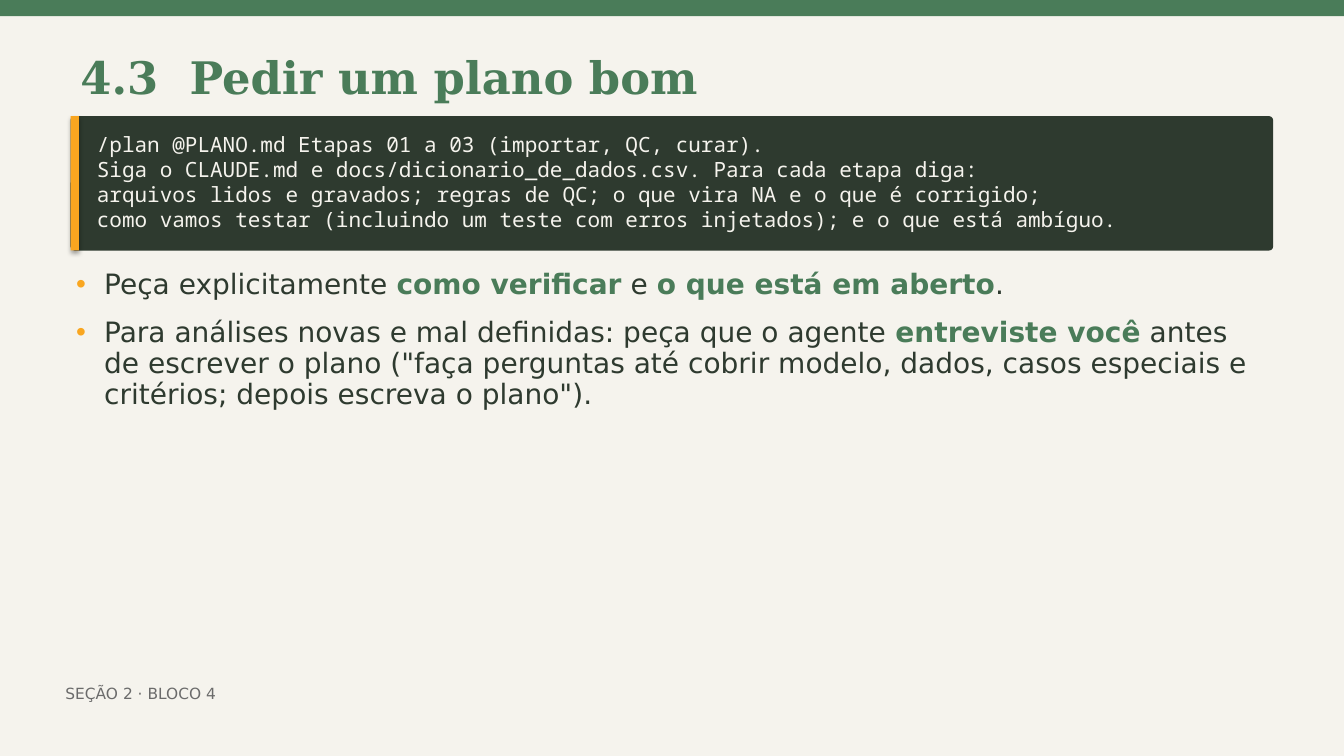
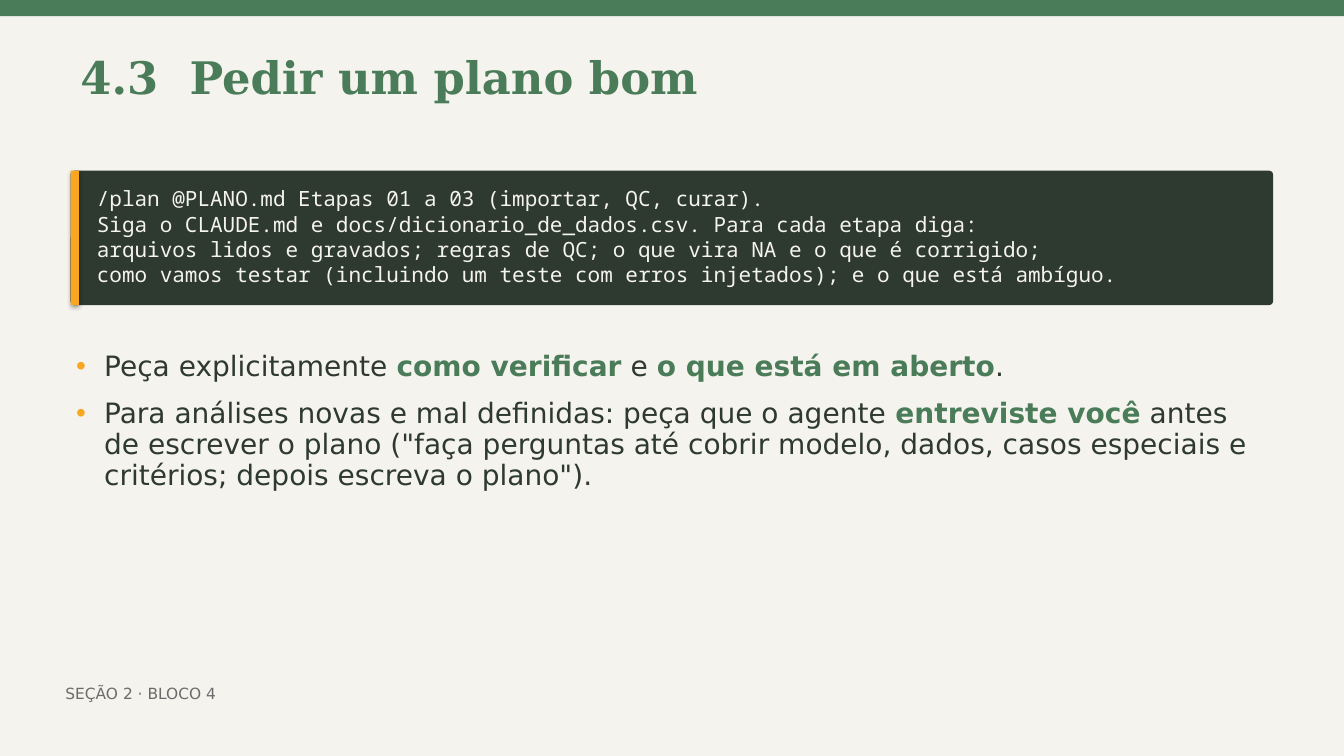
Before and after one commit to Bayer-Group/course-AI-UFV, a slide deck: slide 32 of 05. Implementação Prática e Coding suportado por IA_Éder/Claude Code no VS Code do primeiro contato a uma análise reproduzível_FIT796.pptx. Drawn at 1344x756 pixels with LibreOffice and Linux fonts; fonts in the diff are those of the drawing. Boxes give left, top, right and bottom in pixels: in the first picture for what was removed or moved away, otherwise in the second. Text is boxed around its words. In the diff, an @@ line names an element or a change of style, - is before the commit and + after.

```diff
--- a/05. Implementação Prática e Coding suportado por IA_Éder/Claude Code no VS Code do primeiro contato a uma análise reproduzível_FIT796.pptx
+++ b/05. Implementação Prática e Coding suportado por IA_Éder/Claude Code no VS Code do primeiro contato a uma análise reproduzível_FIT796.pptx
@@ rounded rectangle "/plan @PLANO.md Etapas 01 a ...": place and size @@
-rounded rectangle "/plan @PLANO.md Etapas 01 a ..." at (71, 116, 1273, 250)
+rounded rectangle "/plan @PLANO.md Etapas 01 a ..." at (71, 170, 1273, 304)
@@ rectangle: place and size @@
-rectangle at (71, 116, 79, 250)
+rectangle at (71, 170, 79, 304)
@@ text "Peça explicitamente como verificar e ...": place and size @@
-text "Peça explicitamente como verificar e ..." at (104, 272, 1246, 410)
+text "Peça explicitamente como verificar e ..." at (104, 353, 1246, 491)
```
Also in this commit, not shown: 38 other slides changed, 7 other files.
